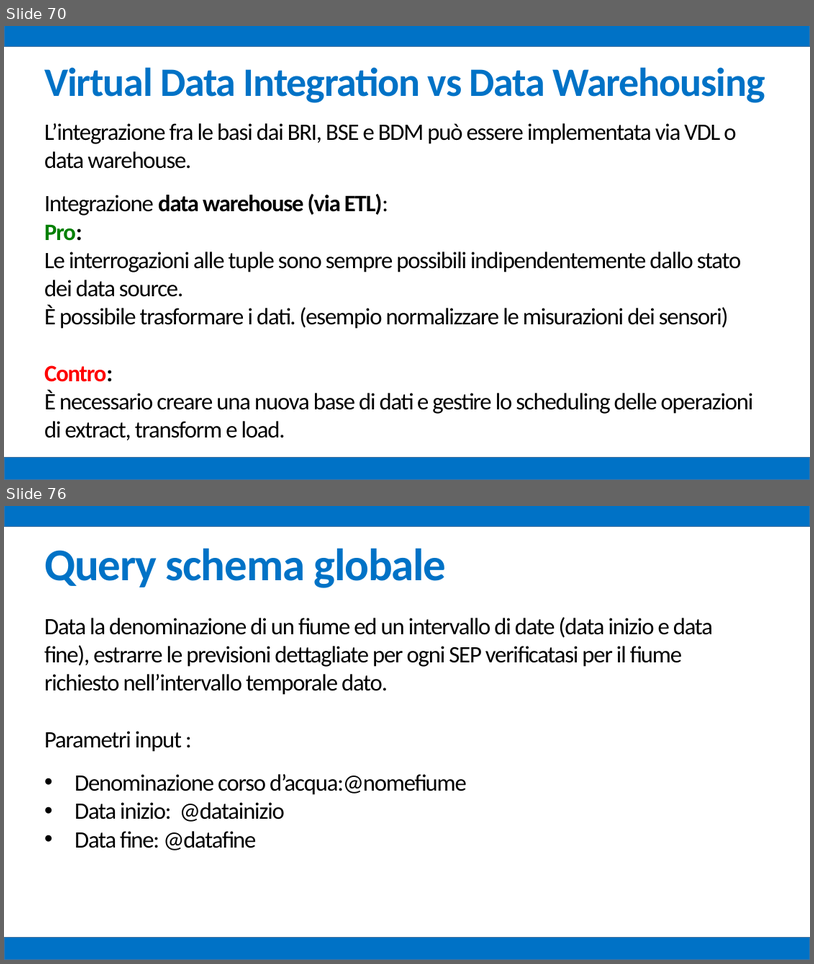
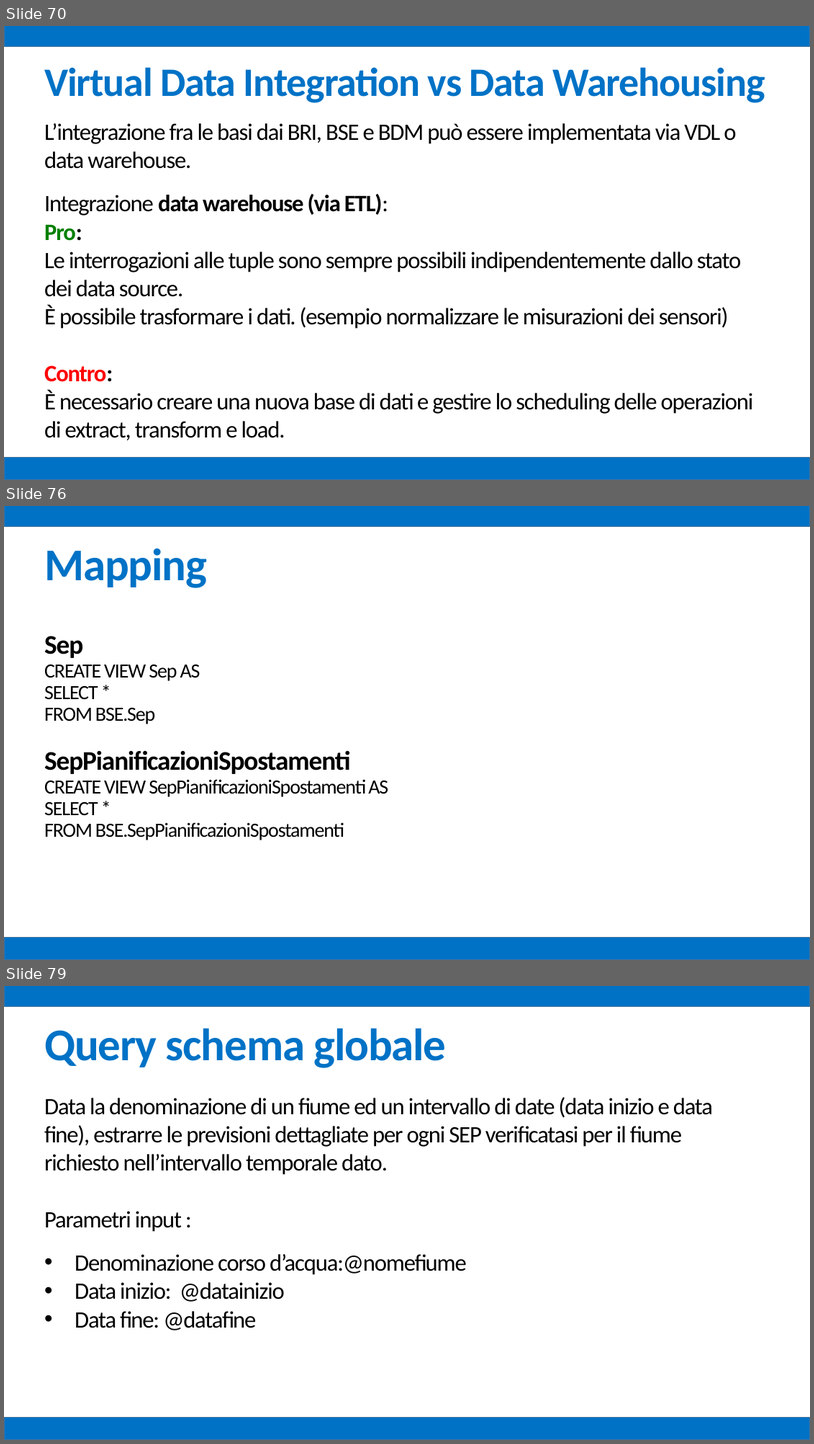
Before and after one commit to mz1991/ProgettoFebbraio2015, a slide deck: Febbraio 2015.pptx. Shown one above the other, each under a label of ours: slides 70 and 76 before the commit, slides 70, 76 and 79 after it; the slides between them are not shown. The pictures are 814x964 and 814x1444 pixels, drawn with LibreOffice and Linux fonts; fonts in the diff are those of the drawing. Boxes give left, top, right and bottom in pixels: in the first picture for what was removed or moved away, otherwise in the second. Text is boxed around its words. In the diff, an @@ line names an element or a change of style, - is before the commit and + after.

```diff
--- a/Febbraio 2015.pptx
+++ b/Febbraio 2015.pptx
@@ slide 76 added at box(4, 506, 810, 960), background #FFFFFF @@
@@ rectangle added at box(4, 506, 810, 527), fill #0072C6, outline #43739E 1 pt @@
@@ text added at box(44, 548, 388, 840), 24 pt, text #000000 @@
+Mapping
+Sep
+CREATE VIEW Sep AS
+SELECT *
+FROM BSE.Sep
+SepPianificazioniSpostamenti
+CREATE VIEW SepPianificazioniSpostamenti AS
+SELECT *
+FROM BSE.SepPianificazioniSpostamenti
@@ rectangle added at box(4, 937, 810, 960), fill #0072C6, outline #43739E 1 pt @@
@@ what was slide 76 is now slide 79 @@
```
Also in this commit, not shown: 2 slides changed, 7 other slides added, 5 slides removed, 1 other file.
